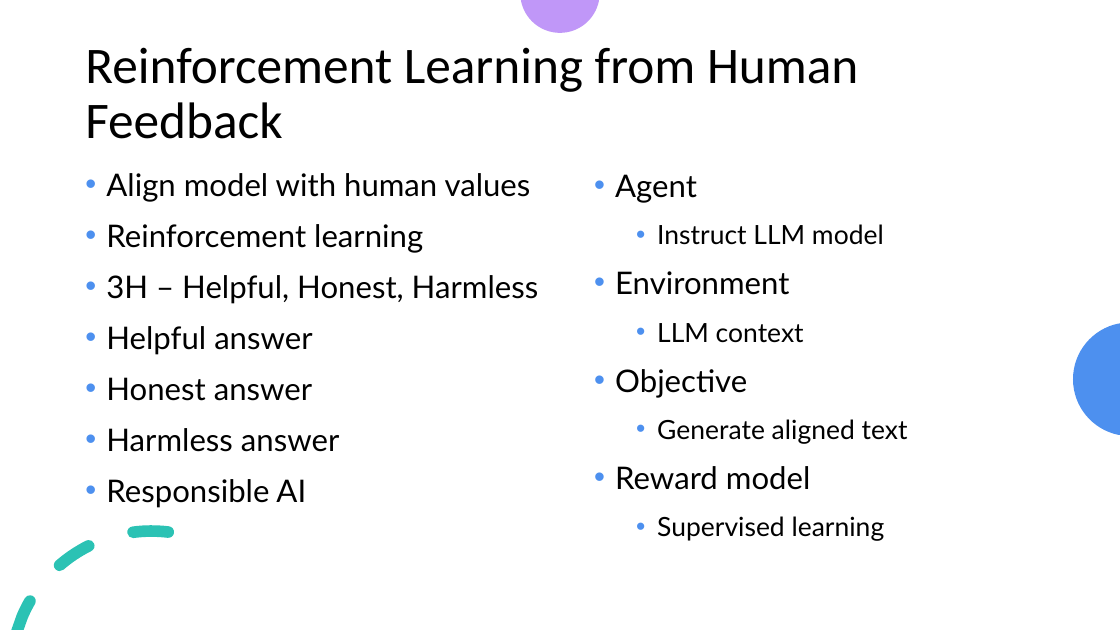
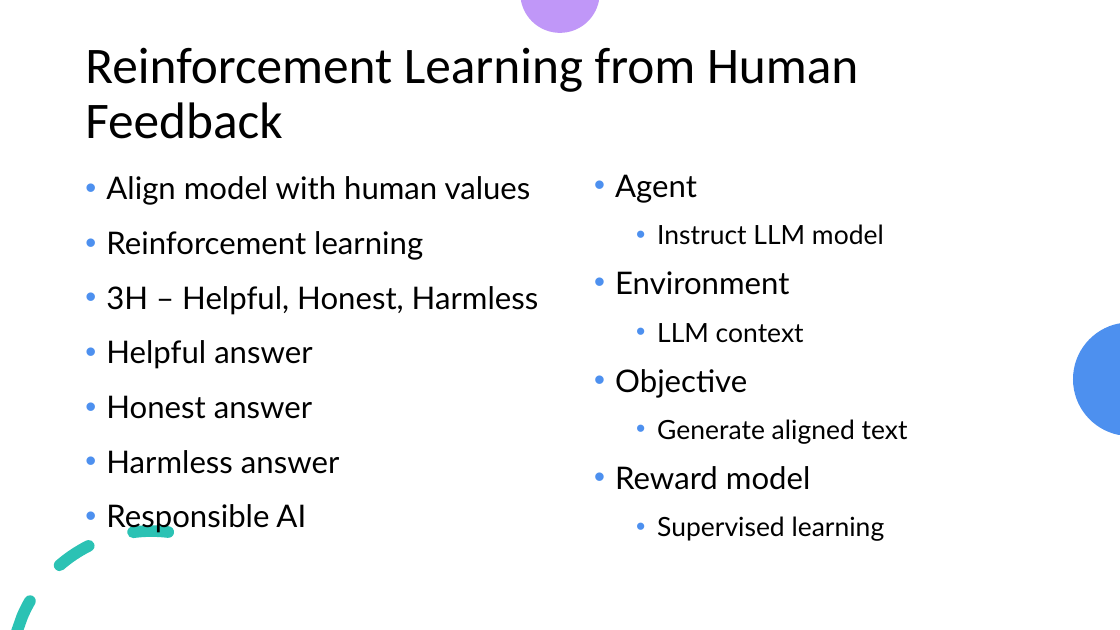
Before and after one commit to look4pritam/LargeLanguageModels, a slide deck: slide 45 of Presentations/LargeLanguageModels.pptx (slide 44 before the commit). Drawn at 1120x630 pixels with LibreOffice and Linux fonts; fonts in the diff are those of the drawing. Boxes give left, top, right and bottom in pixels: in the first picture for what was removed or moved away, otherwise in the second. Text is boxed around its words. In the diff, an @@ line names an element or a change of style, - is before the commit and + after.

```diff
--- a/Presentations/LargeLanguageModels.pptx
+++ b/Presentations/LargeLanguageModels.pptx
@@ text "Align model with human values" at <box>106,176,539,533</box>: line spacing 0.8 to 0.9 @@
```
Also in this commit, not shown: 10 other slides changed, 1 slide added.
